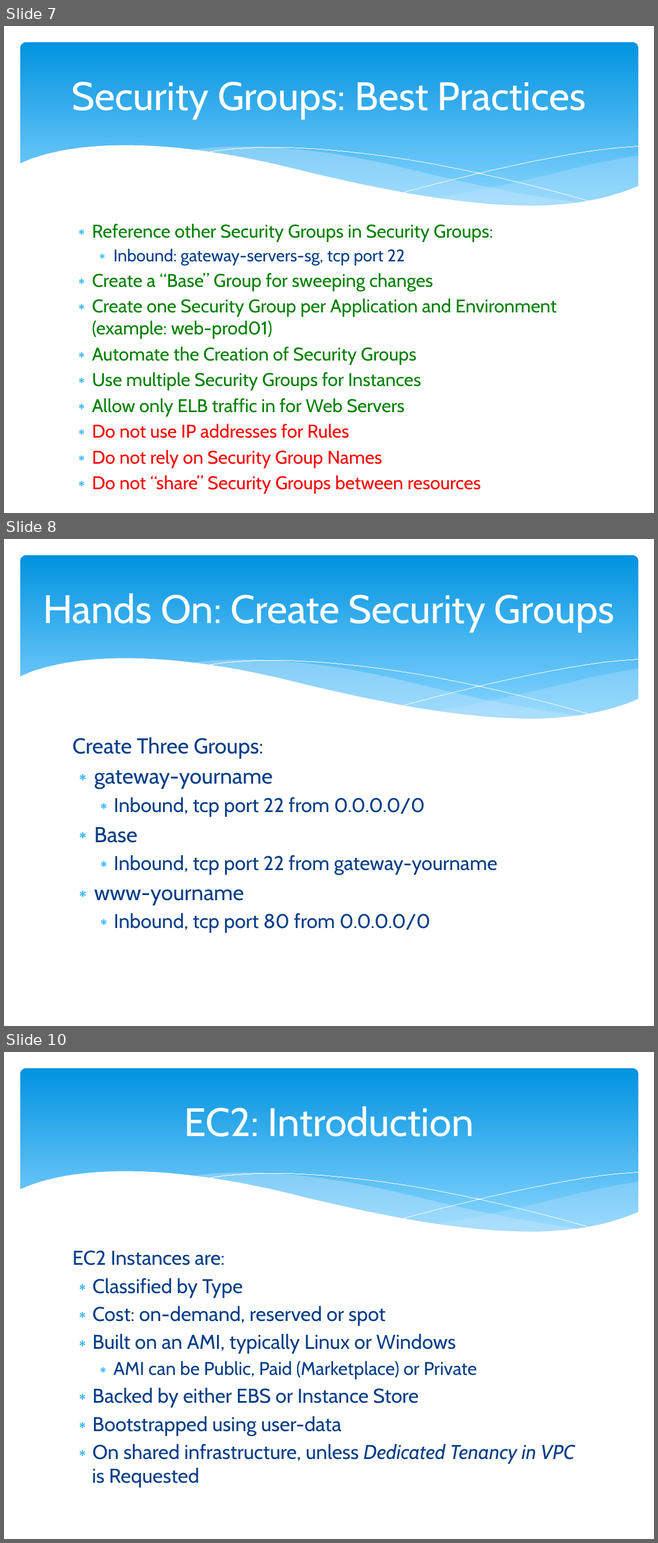
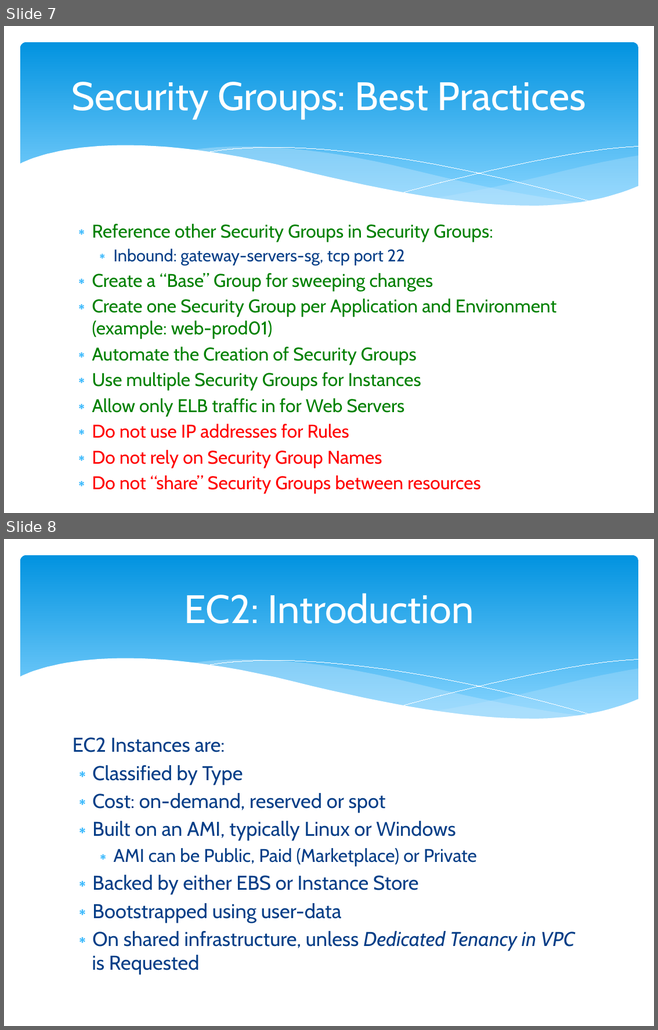
Before and after one commit to cloudavail/awstraining, a slide deck: aws-ec2/aws-ec2.pptx. Shown one above the other, each under a label of ours: slides 7, 8 and 10 before the commit, slides 7 and 8 after it; the slides between them are not shown. The pictures are 658x1543 and 658x1030 pixels, drawn with LibreOffice and Linux fonts; fonts in the diff are those of the drawing. Boxes give left, top, right and bottom in pixels: in the first picture for what was removed or moved away, otherwise in the second. Text is boxed around its words. In the diff, an @@ line names an element or a change of style, - is before the commit and + after.

```diff
--- a/aws-ec2/aws-ec2.pptx
+++ b/aws-ec2/aws-ec2.pptx
@@ slide 8 removed at [4,539,654,1026], background #FFFFFF; not listed: 6 template elements that a slide beside it also shows @@
@@ title removed at [43,593,614,632] @@
-Hands On: Create Security Groups
@@ text removed at [72,737,498,933] @@
-Create Three Groups:
-∗ gateway-yourname
-  ∗ Inbound, tcp port 22 from 0.0.0.0/0
-∗ Base
-  ∗ Inbound, tcp port 22 from gateway-yourname
-∗ www-yourname
-  ∗ Inbound, tcp port 80 from 0.0.0.0/0
@@ what was slide 10 is now slide 8 @@
```
Also in this commit, not shown: 6 other slides removed, 1 other file.
